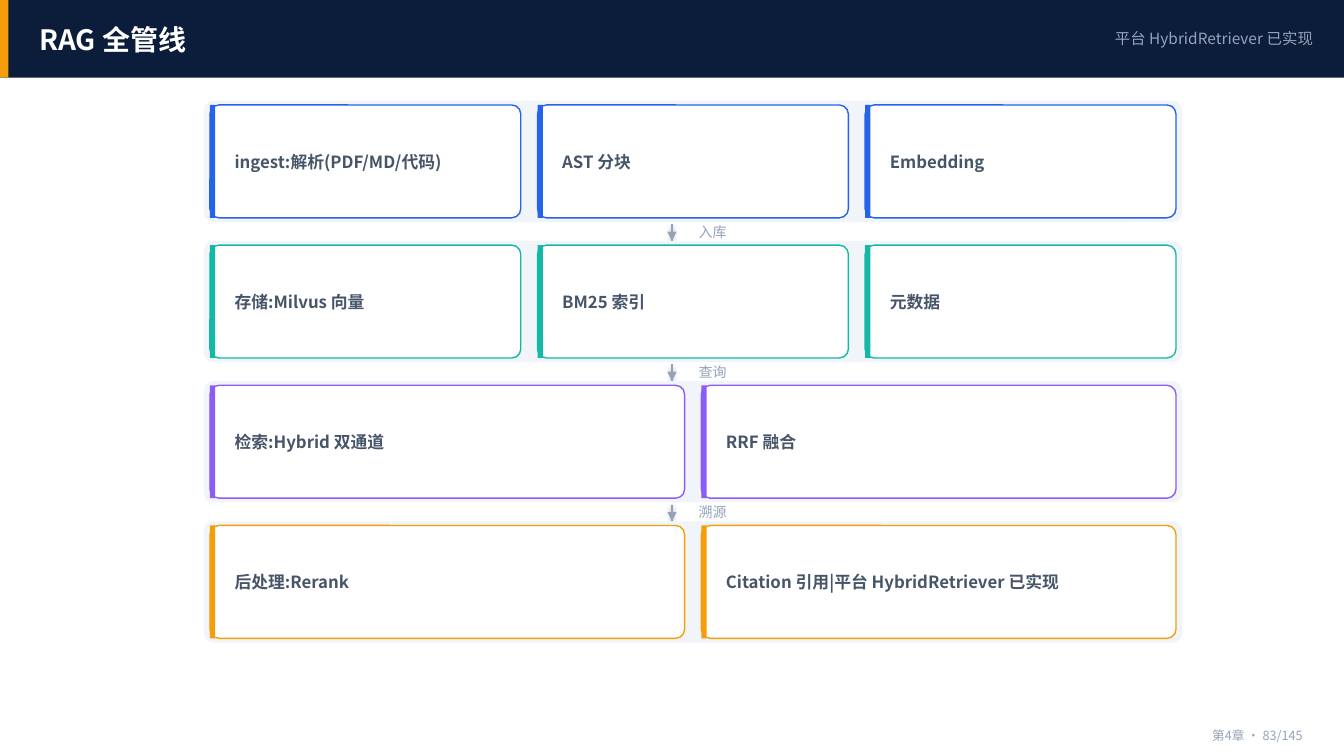
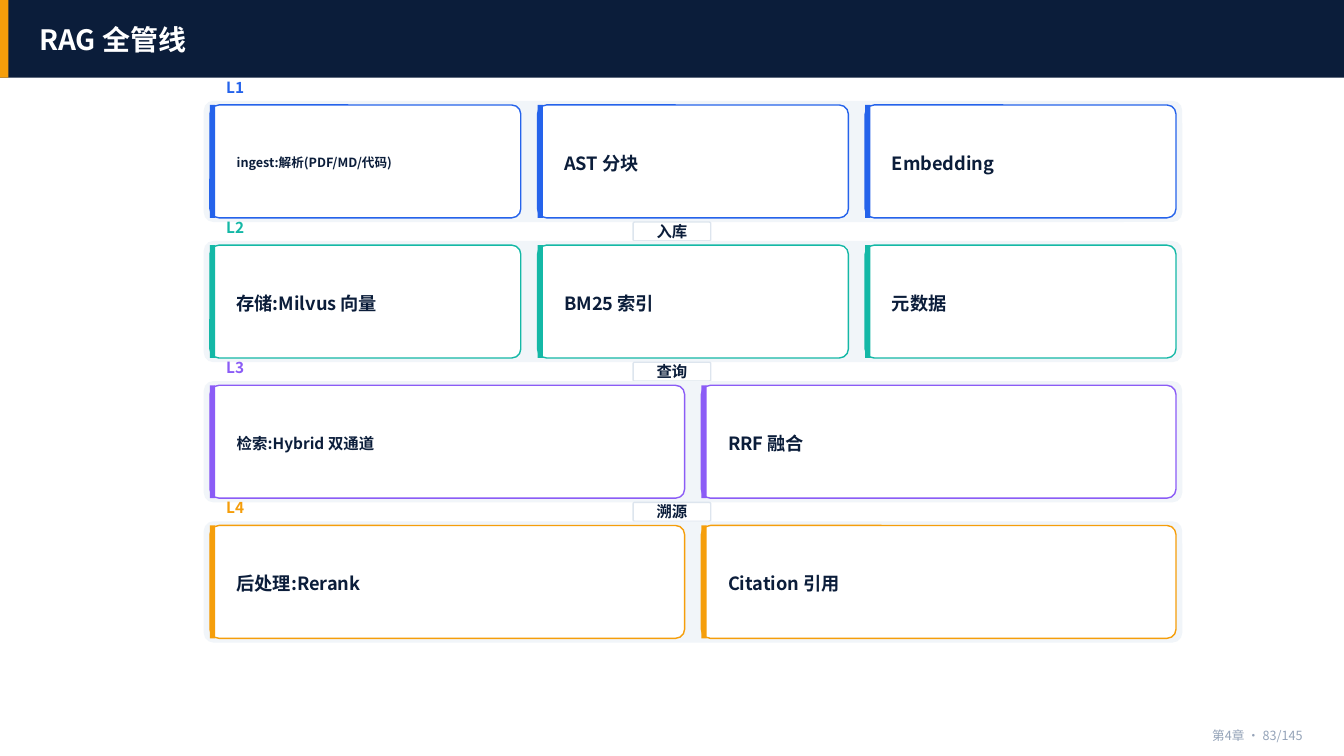
Before and after one commit to tianqiongenze/ai-agent-bootcamp-course, a slide deck: slide 83 of 03-课件PPT/第4章-Context Engineering.pptx. Drawn at 1344x756 pixels with LibreOffice and Linux fonts; fonts in the diff are those of the drawing. Boxes give left, top, right and bottom in pixels: in the first picture for what was removed or moved away, otherwise in the second. Text is boxed around its words. In the diff, an @@ line names an element or a change of style, - is before the commit and + after.

```diff
--- a/03-课件PPT/第4章-Context Engineering.pptx
+++ b/03-课件PPT/第4章-Context Engineering.pptx
@@ text removed at (x1=1115, y1=31, x2=1313, y2=48) @@
-平台 HybridRetriever 已实现
@@ text added at (x1=226, y1=77, x2=244, y2=93), 11 pt, text #2563EB, bold @@
+L1
@@ text "ingest:解析(PDF/MD/代码)" at (x1=237, y1=156, x2=392, y2=170): size 12 to 9 pt, text colour #475569 to #0B1D3A; line spacing 1 to 1.15 @@
@@ text added at (x1=226, y1=218, x2=244, y2=233), 11 pt, text #14B8A6, bold @@
+L2
@@ text "入库" moved from (x1=699, y1=225, x2=727, y2=238) to (x1=657, y1=224, x2=688, y2=239) @@
@@ rounded rectangle added at (x1=633, y1=222, x2=711, y2=241), fill #FFFFFF, outline #DDE5EE 1 pt @@
@@ line (673, 224) - (673, 241): stroke #94A3B8 1.2 pt to #475569 1.4 pt @@
@@ size 12 to 13 pt, text colour #475569 to #0B1D3A; line spacing 1 to 1.15 in 7 elements at (x1=237, y1=574, x2=361, y2=592), (x1=728, y1=434, x2=804, y2=452), (x1=564, y1=154, x2=638, y2=172), (x1=892, y1=155, x2=994, y2=175), (x1=237, y1=291, x2=377, y2=315), (x1=564, y1=294, x2=654, y2=312), (x1=892, y1=294, x2=946, y2=312) @@
@@ text added at (x1=226, y1=358, x2=244, y2=373), 11 pt, text #8B5CF6, bold @@
+L3
@@ text "检索:Hybrid 双通道" at (x1=237, y1=433, x2=374, y2=453): size 12 to 11 pt, text colour #475569 to #0B1D3A; line spacing 1 to 1.15 @@
@@ text "查询" moved from (x1=699, y1=365, x2=727, y2=378) to (x1=657, y1=364, x2=688, y2=378) @@
@@ rounded rectangle added at (x1=633, y1=362, x2=711, y2=381), fill #FFFFFF, outline #DDE5EE 1 pt @@
@@ line (673, 364) - (673, 381): stroke #94A3B8 1.2 pt to #475569 1.4 pt @@
@@ text added at (x1=226, y1=498, x2=244, y2=513), 11 pt, text #F59E0B, bold @@
+L4
@@ size 10 to 11 pt, text colour #94A3B8 to #0B1D3A, bold on; alignment left to centre in 3 elements at (x1=657, y1=224, x2=688, y2=239), (x1=657, y1=364, x2=688, y2=378), (x1=657, y1=503, x2=688, y2=520) @@
@@ text "溯源" moved from (x1=699, y1=505, x2=727, y2=518) to (x1=657, y1=503, x2=688, y2=520) @@
@@ rounded rectangle added at (x1=633, y1=502, x2=711, y2=521), fill #FFFFFF, outline #DDE5EE 1 pt @@
@@ line (673, 505) - (673, 521): stroke #94A3B8 1.2 pt to #475569 1.4 pt @@
@@ fill #94A3B8 to #475569 in 3 elements at (x1=667, y1=232, x2=677, y2=241), (x1=667, y1=372, x2=677, y2=381), (x1=667, y1=512, x2=677, y2=521) @@
@@ text at (x1=728, y1=574, x2=839, y2=592): text changed; size 12 to 13 pt; text colour #475569 to #0B1D3A @@
-Citation 引用|平台 HybridRetriever 已实现
+Citation 引用
```
Also in this commit, not shown: 29 other slides changed, 37 other files.
